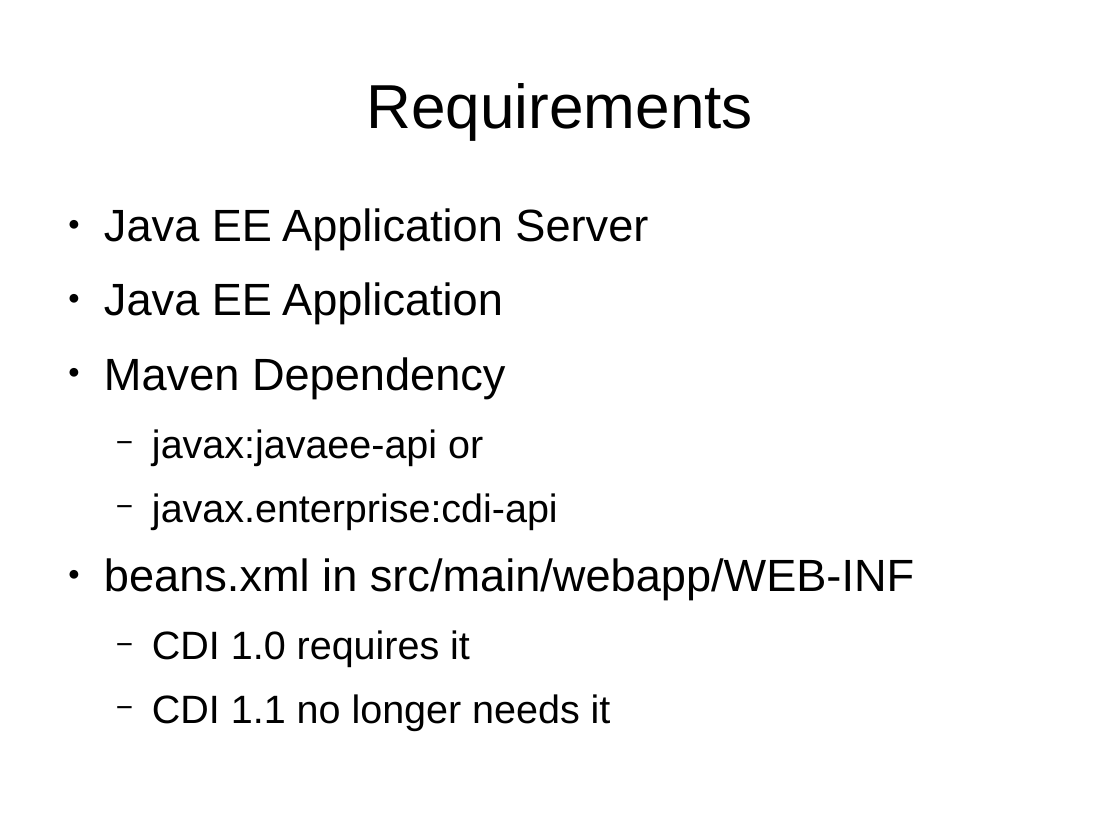
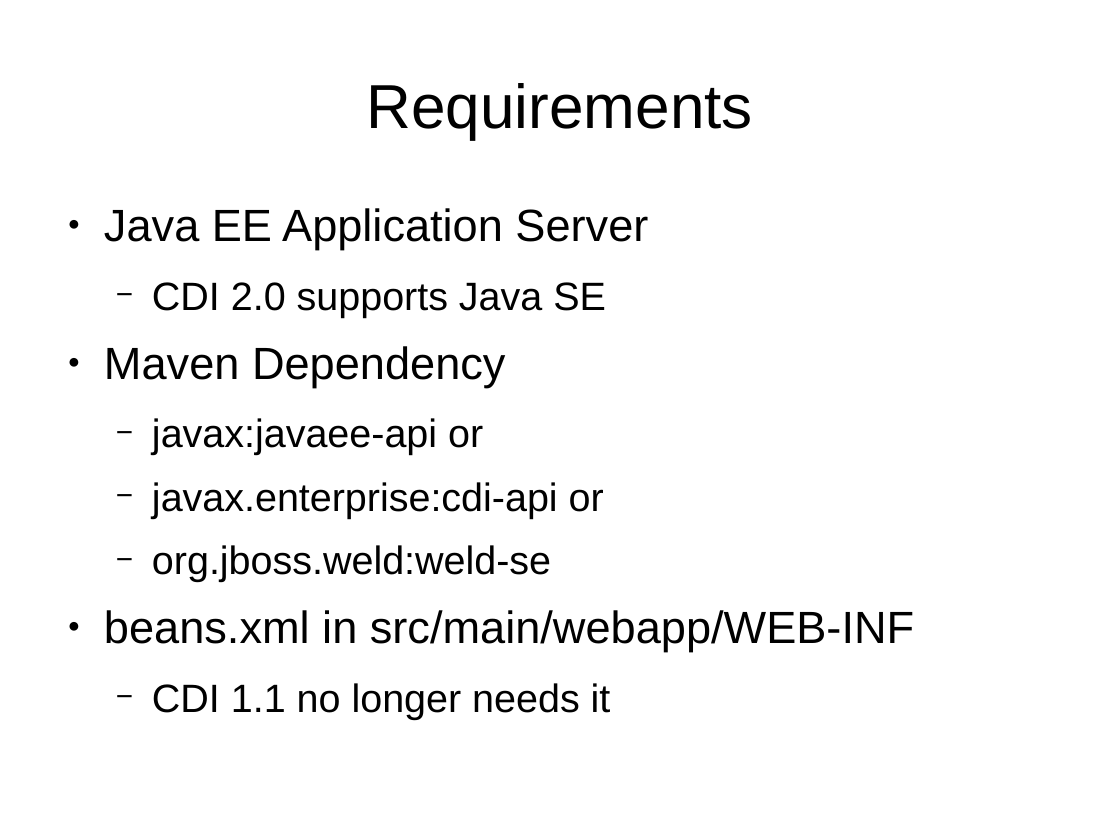
Before and after one commit to FrigoCoder/CDI, a slide deck: slide 6 of CDI.odp. Drawn at 1120x840 pixels with LibreOffice and Linux fonts; fonts in the diff are those of the drawing. Boxes give left, top, right and bottom in pixels: in the first picture for what was removed or moved away, otherwise in the second. Text is boxed around its words. In the diff, an @@ line names an element or a change of style, - is before the commit and + after.

```diff
--- a/CDI.odp
+++ b/CDI.odp
@@ text at (x1=152, y1=282, x2=606, y2=317): text changed; size 32 to 28 pt @@
-● Java EE Application
+  − CDI 2.0 supports Java SE
@@ text at (x1=152, y1=482, x2=604, y2=582): text changed @@
-  − javax.enterprise:cdi-api
+  − javax.enterprise:cdi-api or
+  − org.jboss.weld:weld-se
@@ text at (x1=152, y1=630, x2=470, y2=667): paragraph removed @@
-  − CDI 1.0 requires it
```
Also in this commit, not shown: 3 other slides changed, 5 slides added, 5 other files.
